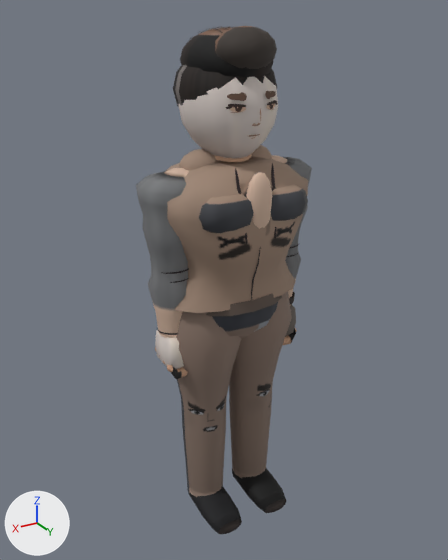
One commit to the glTF model assets/models/yundeoksu_a.glb: the scene before it, then after it.
Rendered twice from a camera (50 mm lens) standing at (1.173, 1.923, 1.992) and looking at (0.008, -0.018, 1.022). Arrows for +X, +Y and +Z are at lower left; the lights stay in place. The picture after the commit comes second. Vertices at exactly the same position are counted once.

The first picture shows 'Body'.
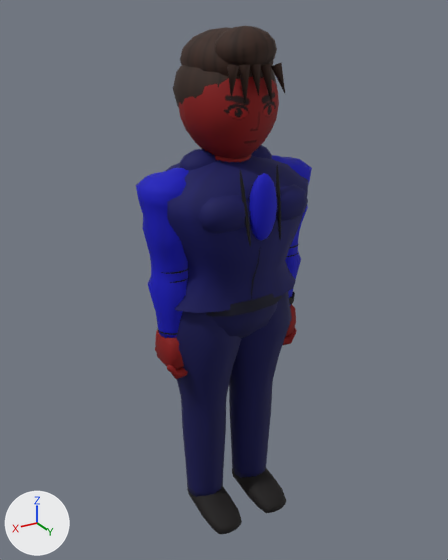
What the commit changed:
me_mesh_0 is used by ob_body; location (0.0, 0.0, 0.0).
me_mesh_0 had 4622 vertices, 8332 faces and spanned x -0.36..0.36, y -0.23..0.24, z -0.03..1.96.
me_mesh_0 now has 3796 vertices, 7076 faces and spans x -0.36..0.36, y -0.23..0.26, z -0.03..1.96.
me_mesh_0 part 1: the loose piece of 72 vertices spanning x -0.08..-0.06, y 0.17..0.22, z 1.25..1.52 is moved by (0.0, 0.03, 0.0).
me_mesh_0 part 2: the loose piece of 72 vertices spanning x 0.06..0.08, y 0.17..0.22, z 1.25..1.52 is moved by (0.0, 0.03, 0.0).
me_mesh_0 part 3: 17 loose pieces with 731 vertices, spanning x -0.1..0.1, y 0.15..0.18, z 1.6..1.76, are deleted.
me_mesh_0 part 4: 121 vertices moved from x -0.13..0.12, y -0.14..0.23, z 1.26..1.74 to x -0.09..0.09, y -0.11..0.26, z 1.26..1.74; 397 vertices removed from x -0.17..0.17, y -0.19..0.23, z 1.27..1.95; 302 vertices added at x -0.17..0.18, y -0.17..0.26, z 1.27..1.88.
me_mesh_0 part 5: 6077 kept faces spanning x -0.36..0.36, y -0.23..0.26, z -0.03..1.96 get new texture (UV) coordinates.
Other edits to the shape of me_mesh_0 do not show in these pictures.
Mesh me_mesh_1 is new.
It has 35 vertices, 30 faces and spans x -0.105..0.107, y 0.147..0.191, z 1.713..1.845.
It uses material mat_material_0.
Object 'HairLoose' (ob_hairloose) is new; it shows me_mesh_1.
Its location is (0.0, 0.0, 0.0).

Where the change shows, as pixel boxes (x1, y1, x2, y2) in the pictures (448 x 560 px; the box of a moved part takes in the faces that stretch with it):
'HairLoose', added: after (227, 63, 285, 104)
part 1 of me_mesh_0, moved or reshaped: before (271, 163, 276, 239); after (276, 165, 281, 240)
part 2 of me_mesh_0, moved or reshaped: before (235, 167, 248, 244); after (240, 170, 251, 247)
part 3 of me_mesh_0, deleted: before (226, 91, 278, 139)
part 4 of me_mesh_0, moved or reshaped: before (178, 26, 278, 229); after (179, 69, 279, 241)
part 5 of me_mesh_0, surface changed (darker): (136, 25, 312, 534) in both
